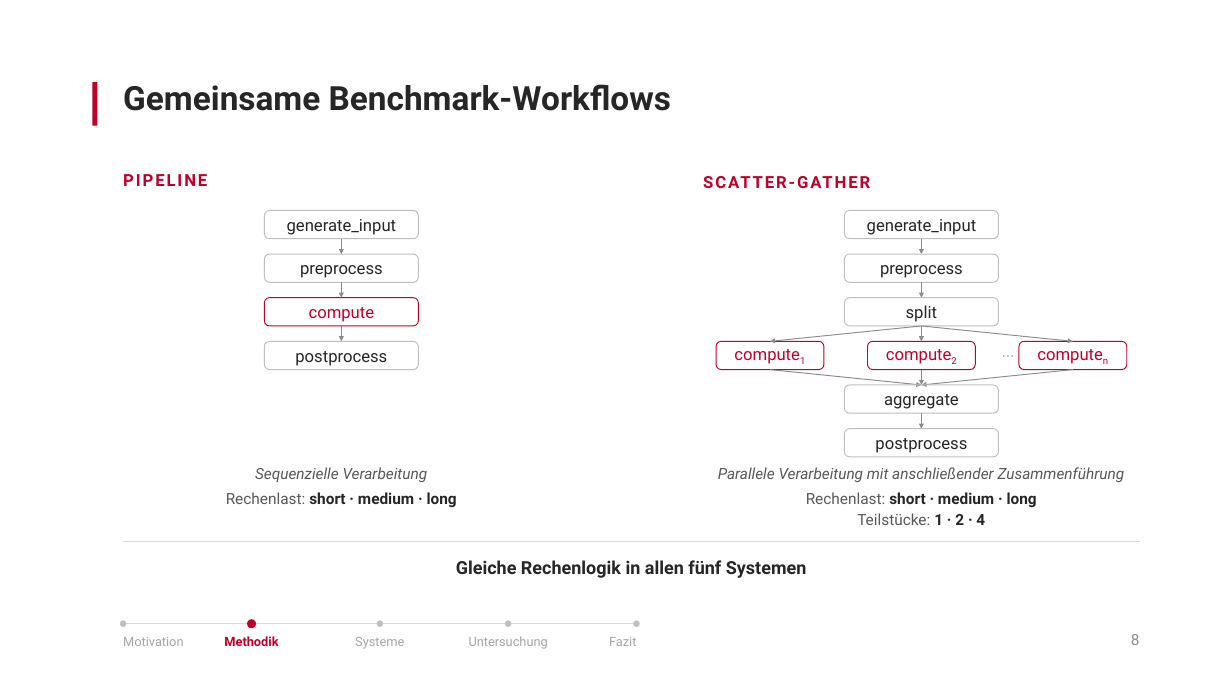
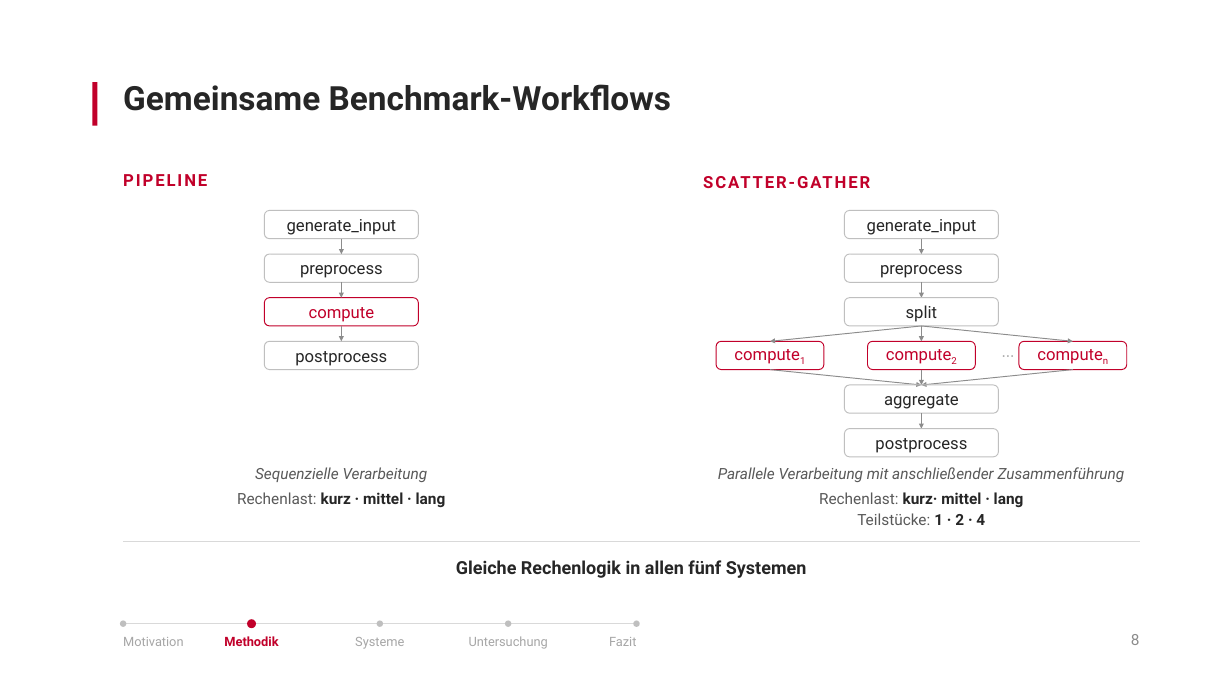
Before and after one commit to antahiri/bachelorarbeit-wms, a slide deck: slide 8 of Präsentation-Kolloqium.pptx. Drawn at 1232x693 pixels with LibreOffice and Linux fonts; fonts in the diff are those of the drawing. Boxes give left, top, right and bottom in pixels: in the first picture for what was removed or moved away, otherwise in the second. Text is boxed around its words. In the diff, an @@ line names an element or a change of style, - is before the commit and + after.

Commit message:
folie 8

```diff
--- a/Präsentation-Kolloqium.pptx
+++ b/Präsentation-Kolloqium.pptx
@@ text at [237, 492, 446, 507]: text changed @@
-Rechenlast: short · medium · long
+Rechenlast: kurz · mittel · lang
@@ text at [819, 492, 1024, 507]: text changed @@
-Rechenlast: short · medium · long
+Rechenlast: kurz· mittel · lang
```
